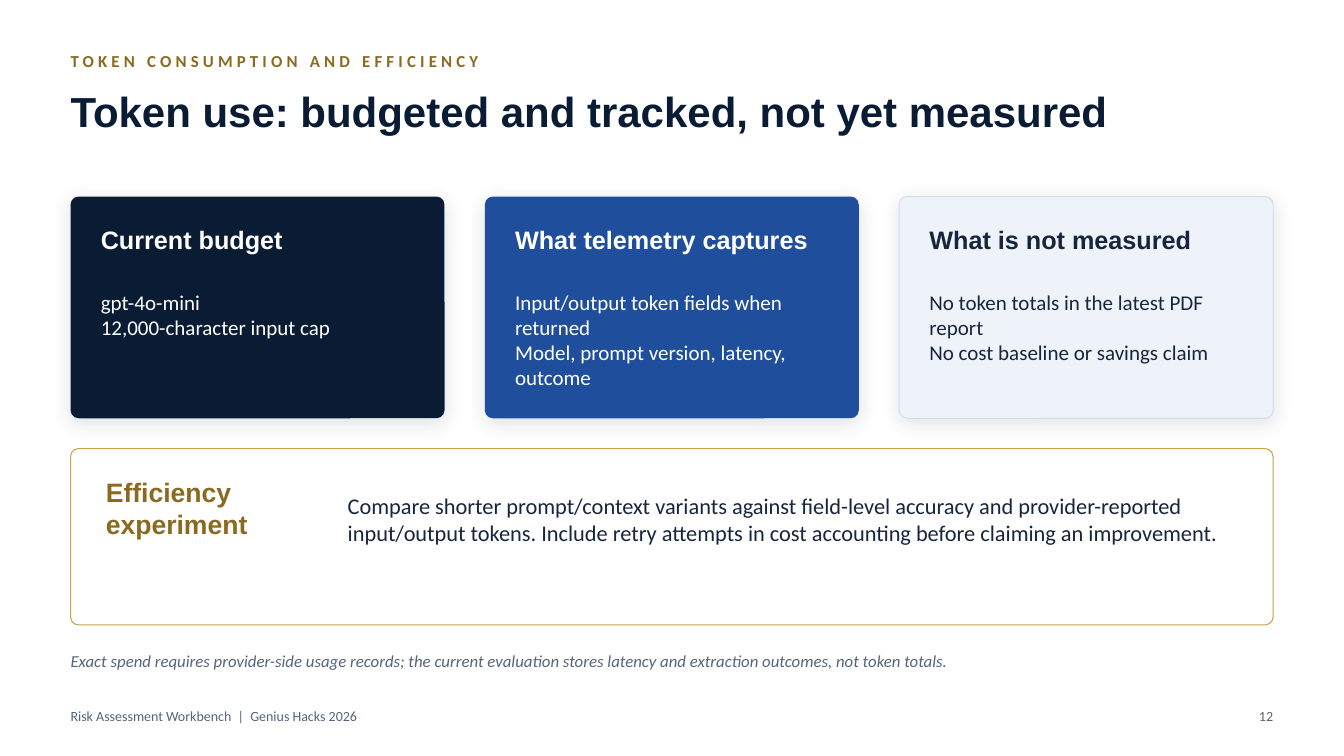
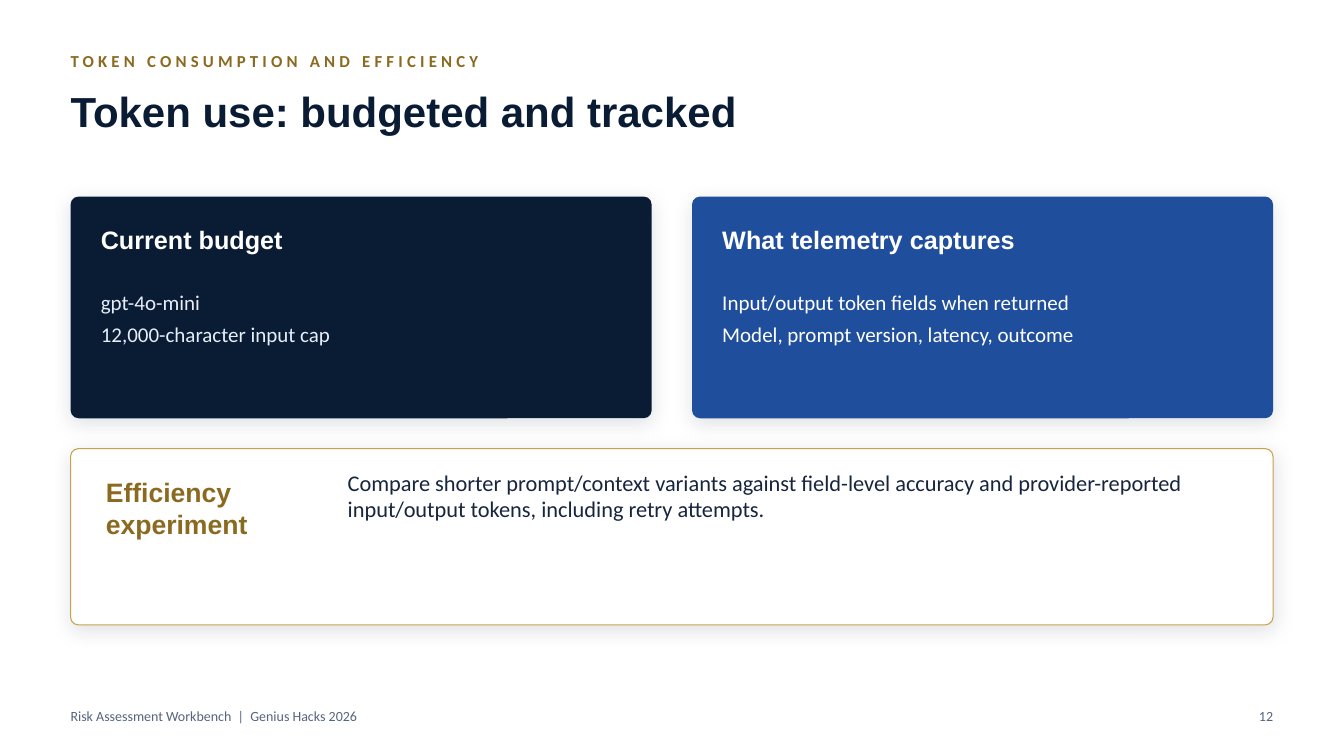
Before and after one commit to ebtenorio-myridius/geniushack3, a slide deck: slide 12 of docs/presentation/Risk_Assessment_Workbench_Genius_Hacks_2026.pptx. Drawn at 1344x756 pixels with LibreOffice and Linux fonts; fonts in the diff are those of the drawing. Boxes give left, top, right and bottom in pixels: in the first picture for what was removed or moved away, otherwise in the second. Text is boxed around its words. In the diff, an @@ line names an element or a change of style, - is before the commit and + after.

```diff
--- a/docs/presentation/Risk_Assessment_Workbench_Genius_Hacks_2026.pptx
+++ b/docs/presentation/Risk_Assessment_Workbench_Genius_Hacks_2026.pptx
@@ text at (x1=71, y1=96, x2=736, y2=136): text changed @@
-Token use: budgeted and tracked, not yet measured
+Token use: budgeted and tracked
@@ rounded rectangle resized from (x1=71, y1=197, x2=445, y2=418) to (x1=71, y1=197, x2=651, y2=418) @@
@@ rounded rectangle resized from (x1=485, y1=197, x2=859, y2=418) to (x1=693, y1=197, x2=1273, y2=418) @@
@@ rounded rectangle removed at (x1=899, y1=197, x2=1273, y2=418) @@
@@ text "What telemetry captures" moved from (x1=515, y1=230, x2=808, y2=255) to (x1=722, y1=230, x2=1015, y2=255) @@
@@ text removed at (x1=929, y1=230, x2=1191, y2=250) @@
-What is not measured
@@ text at (x1=101, y1=295, x2=330, y2=346): text changed; text colour #FFFFFF to #E6EEF9 @@
-gpt-4o-mini
-12,000-character input cap
+gpt-4o-mini
+12,000-character input cap
@@ text at (x1=722, y1=295, x2=1074, y2=346): text changed @@
-Input/output token fields when returned
-Model, prompt version, latency, outcome
+Input/output token fields when returned
+Model, prompt version, latency, outcome
@@ text removed at (x1=929, y1=295, x2=1208, y2=364) @@
-No token totals in the latest PDF report
-No cost baseline or savings claim
@@ text at (x1=348, y1=475, x2=1181, y2=521): text changed @@
-Compare shorter prompt/context variants against field-level accuracy and provider-reported input/output tokens. Include retry attempts in cost accounting before claiming an improvement.
+Compare shorter prompt/context variants against field-level accuracy and provider-reported input/output tokens, including retry attempts.
@@ text "Compare shorter prompt/context variants against ..." at (x1=348, y1=475, x2=1181, y2=521): vertical alignment middle to top @@
@@ text removed at (x1=71, y1=655, x2=947, y2=670) @@
-Exact spend requires provider-side usage records; the current evaluation stores latency and extraction outcomes, not token totals.
```
Also in this commit, not shown: 3 other slides changed, 3 other files.
